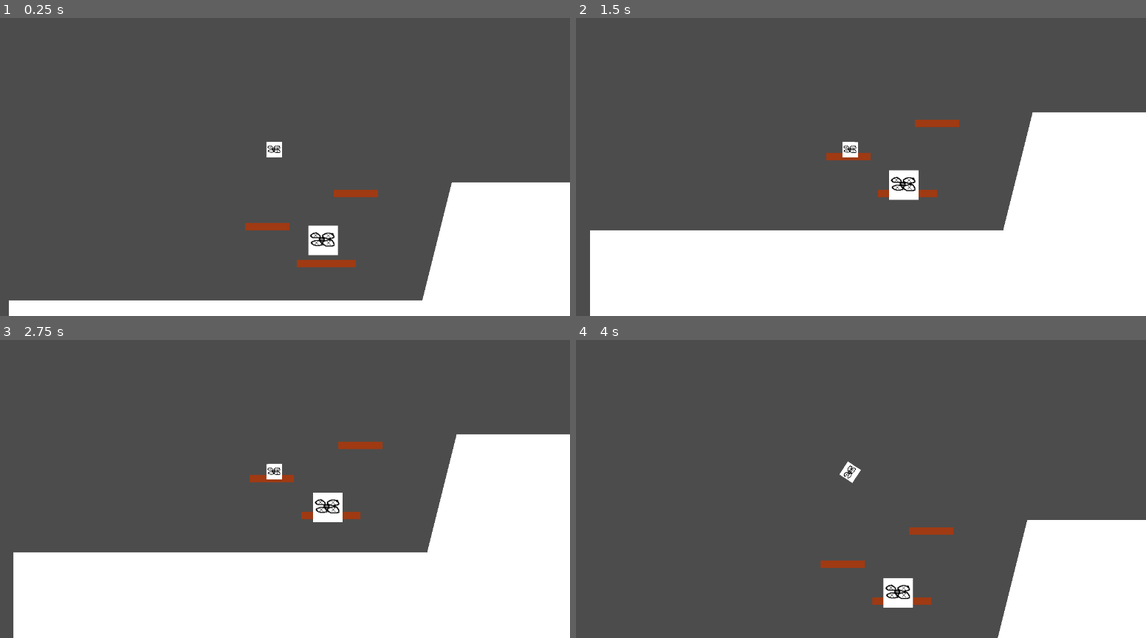
Above: before the commit, frames 1-4 (two rows, left to right).
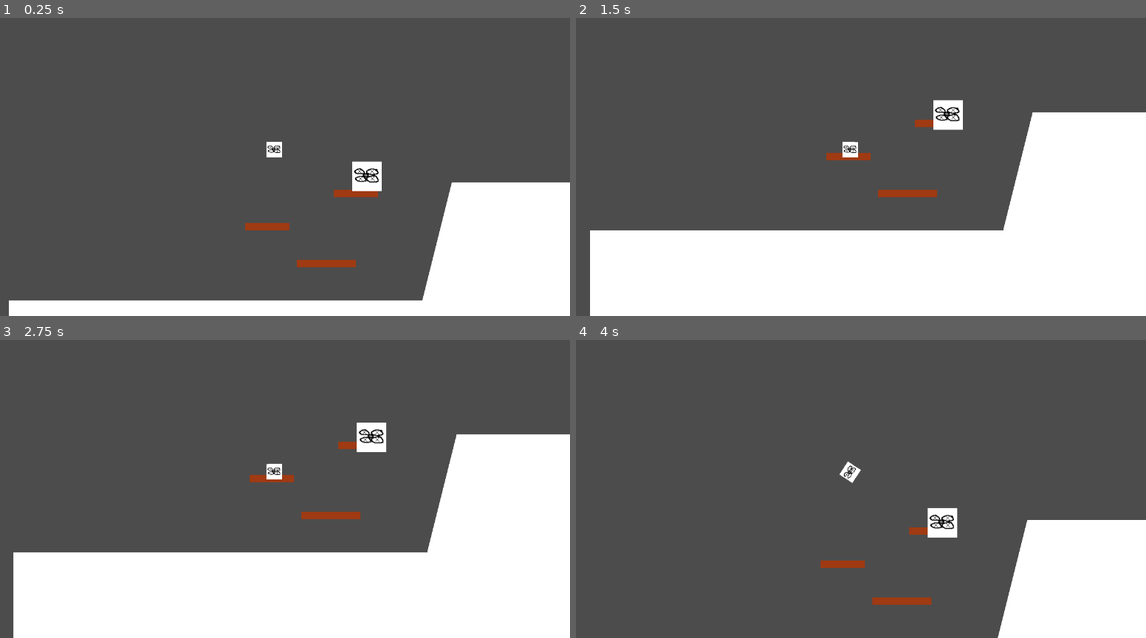
Above: after the commit, the same moments.

Repository: MeAmAnUsername/GMTK-2021
Game: Godot game, scene res://scenes/levels/BigRaiseHeavy.tscn
Two runs of this game, one before a commit and one after it. Both use one fixed random seed, a clock stepped at 60 frames per second and the inputs below.
Inputs:
- Up to frame 1 (0.25 s): no input
- Up to frame 2 (1.5 s): hold Right (ui_right) 0.53-1.28 s; hold Down (ui_down) from 1.28 s (still down)
- Up to frame 3 (2.75 s): release Down (ui_down) at 2.03 s; hold Right (ui_right) from 2.03 s (still down)
- Up to frame 4 (4 s): release Right (ui_right) at 2.78 s; hold Up (ui_up) 2.78-3.53 s; hold Left (ui_left) from 3.53 s (still down)

The runs differ from the first frame. In frame 1, 1.0% of the frame differs, in the area x 54-67%, y 48-80%; in frame 2, 1.0%, in the area x 54-68%, y 27-62%; in frame 3, 1.0%; in frame 4, 1.0%.

Commit message:
Create Goal and SceneChanger, add it and a player and beacon to every level

Diff:
--- a/project.godot
+++ b/project.godot
@@ -13,6 +13,10 @@
 config/name="GMTK-2021"
 run/main_scene="res://scenes/levels/BigRaiseHeavy.tscn"
 config/icon="res://icon.png"
+
+[autoload]
+
+SceneChanger="*res://scripts/SceneChanger.gd"
 
 [display]
 
--- a/scenes/levels/BigRaiseHeavy.tscn
+++ b/scenes/levels/BigRaiseHeavy.tscn
@@ -1,8 +1,9 @@
-[gd_scene load_steps=4 format=2]
+[gd_scene load_steps=5 format=2]
 
 [ext_resource path="res://scenes/levels/elements/Platform.tscn" type="PackedScene" id=1]
 [ext_resource path="res://scenes/Player.tscn" type="PackedScene" id=2]
 [ext_resource path="res://scenes/Beacon.tscn" type="PackedScene" id=3]
+[ext_resource path="res://scenes/levels/elements/Goal.tscn" type="PackedScene" id=5]
 
 [node name="BigRaiseHeavy" type="Node2D"]
 
@@ -34,4 +35,8 @@
 position = Vector2( 383.984, 241.047 )
 
 [node name="Node2D" parent="." instance=ExtResource( 3 )]
-position = Vector2( 488.636, 443.036 )
+position = Vector2( 584, 304 )
+
+[node name="Goal" parent="." instance=ExtResource( 5 )]
+position = Vector2( 1280, -7.99997 )
+scale = Vector2( 10, 40 )
--- a/scenes/levels/BigRaiseLight.tscn
+++ b/scenes/levels/BigRaiseLight.tscn
@@ -1,6 +1,10 @@
-[gd_scene load_steps=2 format=2]
+[gd_scene load_steps=6 format=2]
 
 [ext_resource path="res://scenes/levels/elements/Platform.tscn" type="PackedScene" id=1]
+[ext_resource path="res://scenes/levels/elements/Goal.tscn" type="PackedScene" id=2]
+[ext_resource path="res://scenes/Player.tscn" type="PackedScene" id=3]
+[ext_resource path="res://scenes/levels/BigRaiseHeavy.tscn" type="PackedScene" id=4]
+[ext_resource path="res://scenes/Beacon.tscn" type="PackedScene" id=5]
 
 [node name="BigRaiseLight" type="Node2D"]
 
@@ -27,3 +31,14 @@
 [node name="Platform3" parent="." instance=ExtResource( 1 )]
 position = Vector2( 560, 344 )
 scale = Vector2( 6, 1 )
+
+[node name="Goal" parent="." instance=ExtResource( 2 )]
+position = Vector2( 1256, -40 )
+scale = Vector2( 10, 40 )
+change_to = ExtResource( 4 )
+
+[node name="Player" parent="." instance=ExtResource( 3 )]
+position = Vector2( 192, 472 )
+
+[node name="Node2D" parent="." instance=ExtResource( 5 )]
+position = Vector2( 544, 296 )
--- a/scenes/levels/Flat.tscn
+++ b/scenes/levels/Flat.tscn
@@ -1,9 +1,24 @@
-[gd_scene load_steps=2 format=2]
+[gd_scene load_steps=6 format=2]
 
 [ext_resource path="res://scenes/levels/elements/Platform.tscn" type="PackedScene" id=1]
+[ext_resource path="res://scenes/levels/SmallRaise.tscn" type="PackedScene" id=2]
+[ext_resource path="res://scenes/levels/elements/Goal.tscn" type="PackedScene" id=3]
+[ext_resource path="res://scenes/Player.tscn" type="PackedScene" id=4]
+[ext_resource path="res://scenes/Beacon.tscn" type="PackedScene" id=5]
 
 [node name="Flat" type="Node2D"]
 
 [node name="Platform" parent="." instance=ExtResource( 1 )]
 position = Vector2( 640, 688 )
 scale = Vector2( 96, 6 )
+
+[node name="Goal" parent="." instance=ExtResource( 3 )]
+position = Vector2( 1256, 280 )
+scale = Vector2( 10, 40 )
+change_to = ExtResource( 2 )
+
+[node name="Player" parent="." instance=ExtResource( 4 )]
+position = Vector2( 224, 448 )
+
+[node name="Node2D" parent="." instance=ExtResource( 5 )]
+position = Vector2( 520, 568 )
--- a/scenes/levels/SmallRaise.tscn
+++ b/scenes/levels/SmallRaise.tscn
@@ -1,6 +1,10 @@
-[gd_scene load_steps=2 format=2]
+[gd_scene load_steps=6 format=2]
 
 [ext_resource path="res://scenes/levels/elements/Platform.tscn" type="PackedScene" id=1]
+[ext_resource path="res://scenes/levels/elements/Goal.tscn" type="PackedScene" id=2]
+[ext_resource path="res://scenes/Player.tscn" type="PackedScene" id=3]
+[ext_resource path="res://scenes/levels/BigRaiseLight.tscn" type="PackedScene" id=4]
+[ext_resource path="res://scenes/Beacon.tscn" type="PackedScene" id=5]
 
 [node name="SmallRaise" type="Node2D"]
 
@@ -11,3 +15,14 @@
 [node name="Platform2" parent="." instance=ExtResource( 1 )]
 position = Vector2( 1024, 600 )
 scale = Vector2( 48, 5 )
+
+[node name="Goal" parent="." instance=ExtResource( 2 )]
+position = Vector2( 1256, 216 )
+scale = Vector2( 10, 40 )
+change_to = ExtResource( 4 )
+
+[node name="Player" parent="." instance=ExtResource( 3 )]
+position = Vector2( 208, 400 )
+
+[node name="Node2D" parent="." instance=ExtResource( 5 )]
+position = Vector2( 536, 592 )
--- a/scripts/Goal.gd
+++ b/scripts/Goal.gd
@@ -1,7 +1,7 @@
-extends Area2D
+extends Node2D
 
 export (PackedScene) var change_to
 
 func _on_Area2D_body_entered(body):
 	if body.name == "Player":
-		get_tree().change_scene(change_to)
+		SceneChanger.change_scene(change_to);
--- /dev/null
+++ b/scripts/SceneChanger.gd
@@ -0,0 +1,7 @@
+extends Node2D
+
+func change_scene(change_to):
+	if change_to == null:
+		push_warning("Tried to change scene to null, not changing scene");
+		return;
+	get_tree().change_scene_to(change_to);
